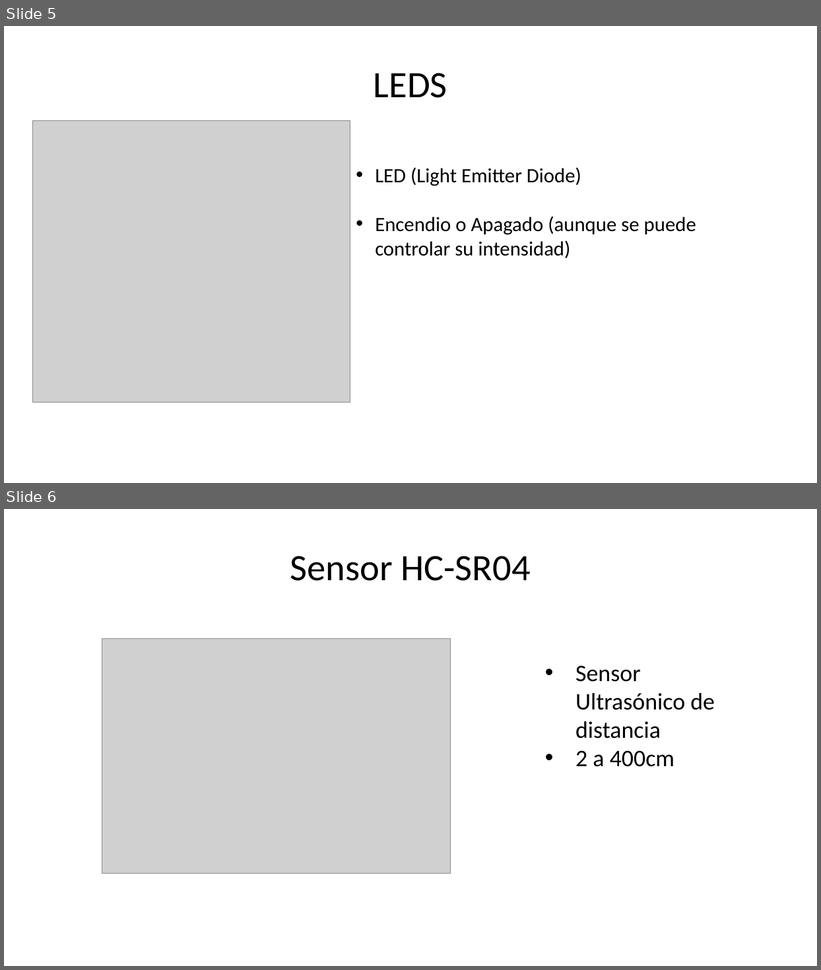
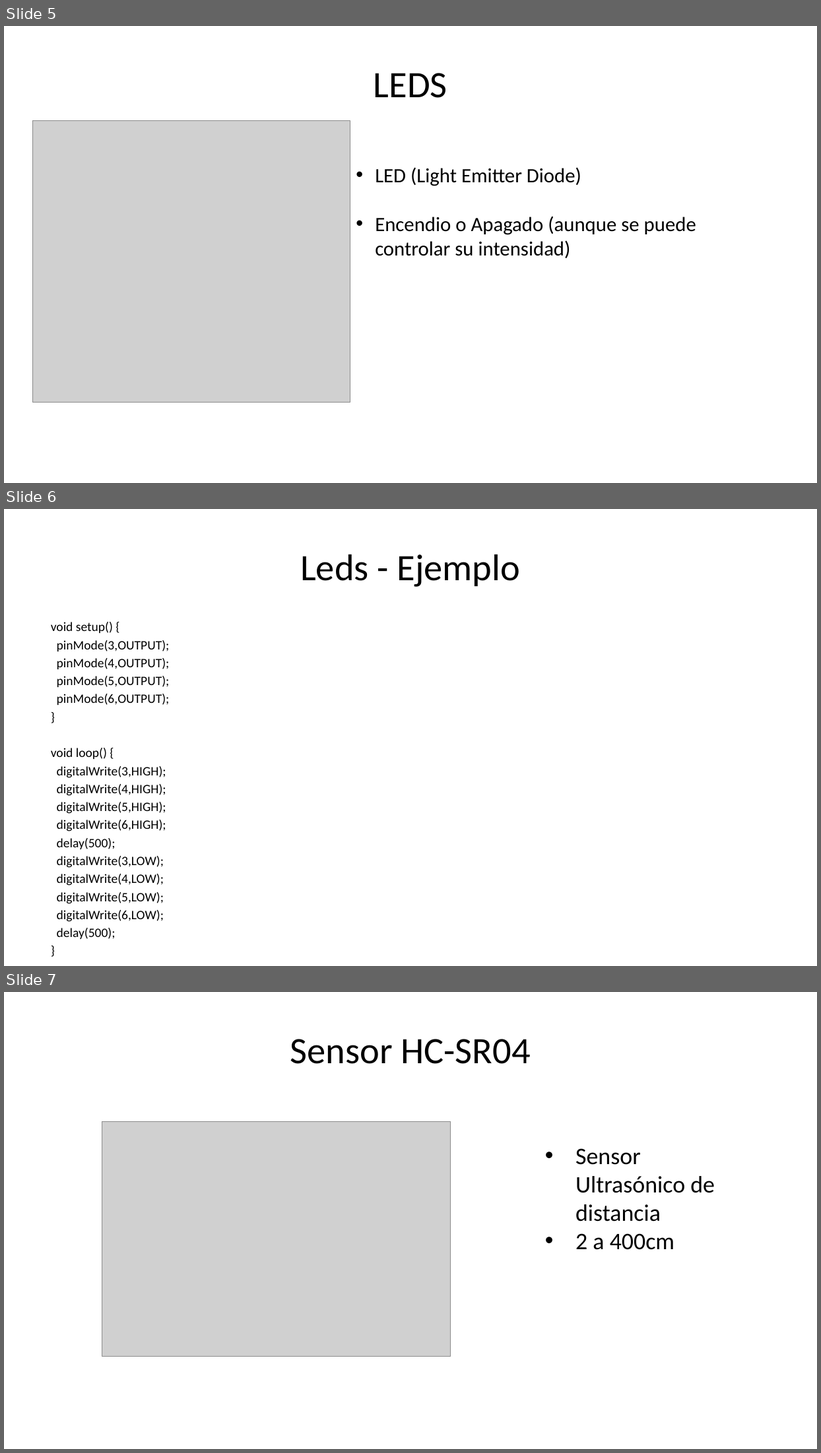
Before and after one commit to academiasIT/proyectoSensores, a slide deck: Arduino/arduino.pptx. Shown one above the other, each under a label of ours: slides 5 and 6 before the commit, slides 5, 6 and 7 after it. The pictures are 821x970 and 821x1453 pixels, drawn with LibreOffice and Linux fonts; fonts in the diff are those of the drawing; grey boxes stand for pictures; background and template pictures are left out. Boxes give left, top, right and bottom in pixels: in the first picture for what was removed or moved away, otherwise in the second. Text is boxed around its words. In the diff, an @@ line names an element or a change of style, - is before the commit and + after.

Commit message:
se añade cod de ejemplo leds a ppt

```diff
--- a/Arduino/arduino.pptx
+++ b/Arduino/arduino.pptx
@@ slide 6 added at box(4, 509, 817, 966), background picture (left out) @@
@@ title added at box(300, 554, 520, 587), 44 pt, text #000000 @@
+Leds - Ejemplo
@@ text added at box(51, 622, 170, 922), 15.2 pt, text #000000 @@
+void setup() {
+pinMode(3,OUTPUT);
+pinMode(4,OUTPUT);
+pinMode(5,OUTPUT);
+pinMode(6,OUTPUT);
+}
+void loop() {
+digitalWrite(3,HIGH);
+digitalWrite(4,HIGH);
+digitalWrite(5,HIGH);
+digitalWrite(6,HIGH);
+delay(500);
+digitalWrite(3,LOW);
+digitalWrite(4,LOW);
+digitalWrite(5,LOW);
+digitalWrite(6,LOW);
+delay(500);
+}
@@ what was slide 6 is now slide 7 @@
```
